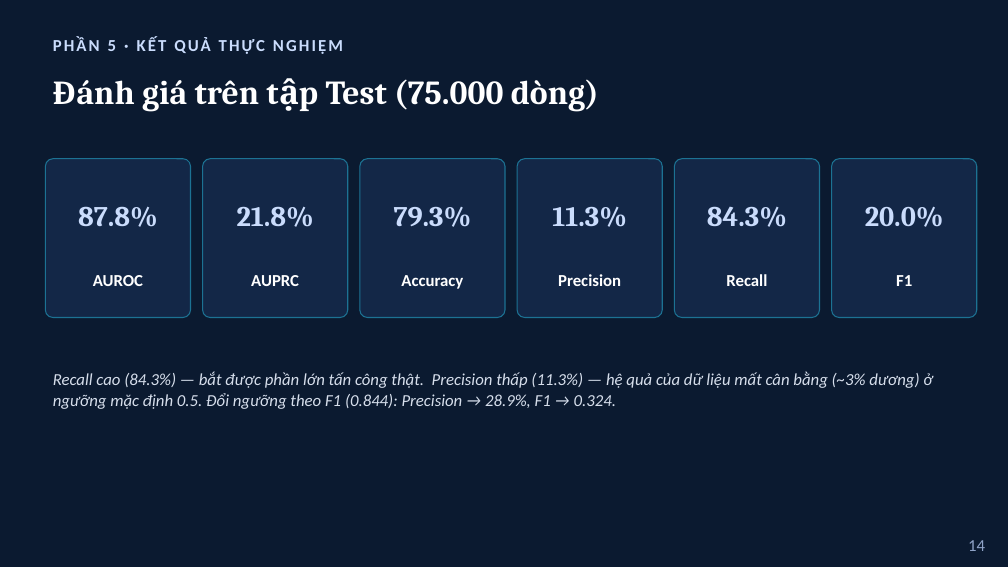
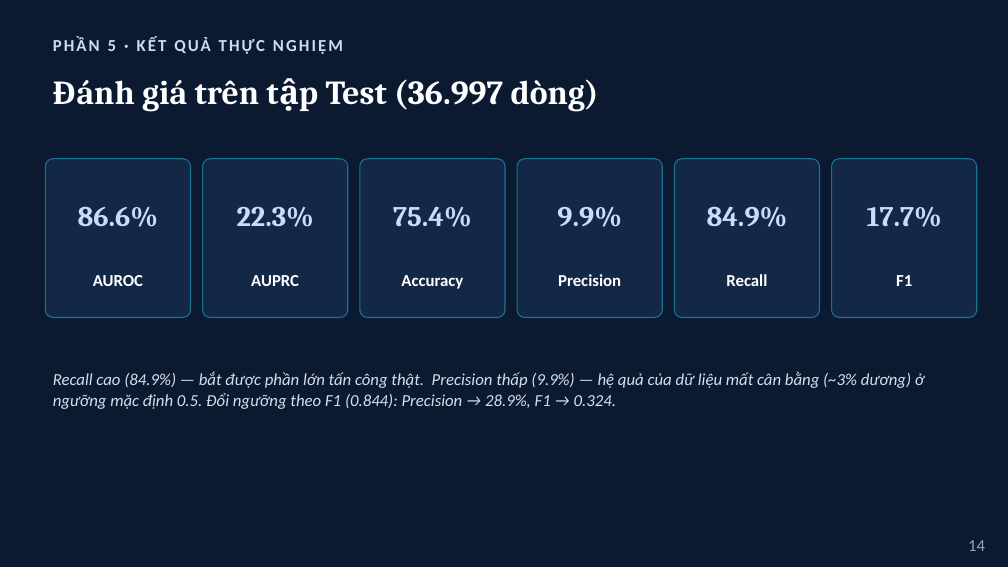
Before and after one commit to 2591317-student/MachineLearningAdvance, a slide deck: slide 14 of Nhom_10-Nhan_Kien_Tuan.pptx. Drawn at 1008x567 pixels with LibreOffice and Linux fonts; fonts in the diff are those of the drawing. Boxes give left, top, right and bottom in pixels: in the first picture for what was removed or moved away, otherwise in the second. Text is boxed around its words. In the diff, an @@ line names an element or a change of style, - is before the commit and + after.

```diff
--- a/Nhom_10-Nhan_Kien_Tuan.pptx
+++ b/Nhom_10-Nhan_Kien_Tuan.pptx
@@ text at <box>53,79,599,112</box>: text changed @@
-Đánh giá trên tập Test (75.000 dòng)
+Đánh giá trên tập Test (36.997 dòng)
@@ text at <box>78,206,158,227</box>: text changed @@
-87.8%
+86.6%
@@ text at <box>237,207,314,227</box>: text changed @@
-21.8%
+22.3%
@@ text at <box>393,207,472,227</box>: text changed @@
-79.3%
+75.4%
@@ text at <box>557,207,621,227</box>: text changed @@
-11.3%
+9.9%
@@ text at <box>707,206,788,227</box>: text changed @@
-84.3%
+84.9%
@@ text at <box>867,207,942,227</box>: text changed @@
-20.0%
+17.7%
@@ text at <box>53,372,924,409</box>: text changed @@
-Recall cao (84.3%) — bắt được phần lớn tấn công thật. Precision thấp (11.3%) — hệ quả của dữ liệu mất cân bằng (~3% dương) ở ngưỡng mặc định 0.5. Đổi ngưỡng theo F1 (0.844): Precision → 28.9%, F1 → 0.324.
+Recall cao (84.9%) — bắt được phần lớn tấn công thật. Precision thấp (9.9%) — hệ quả của dữ liệu mất cân bằng (~3% dương) ở ngưỡng mặc định 0.5. Đổi ngưỡng theo F1 (0.844): Precision → 28.9%, F1 → 0.324.
```
Also in this commit, not shown: 4 other slides changed, 1 slide added, 4 other files.
